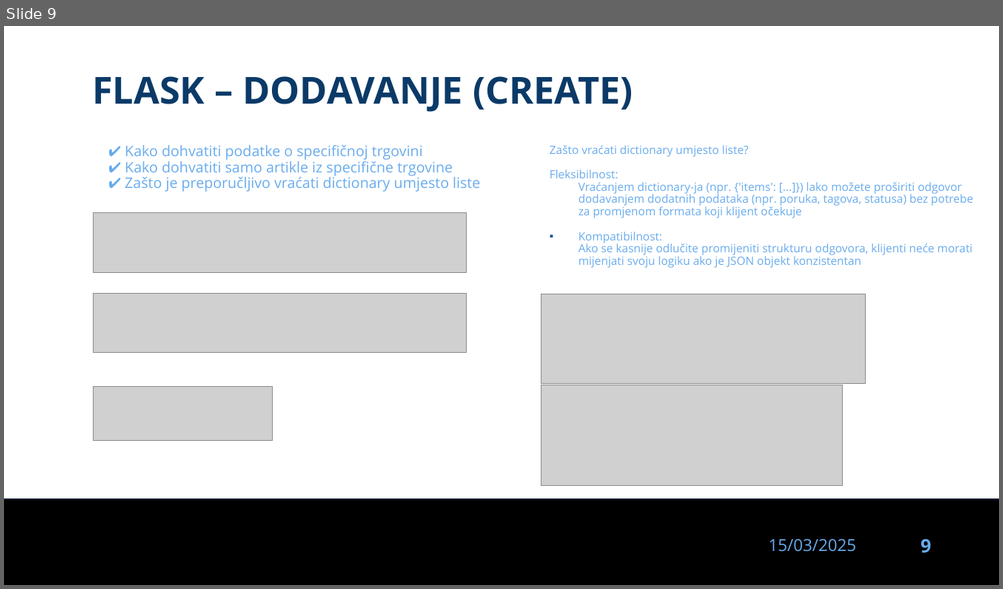
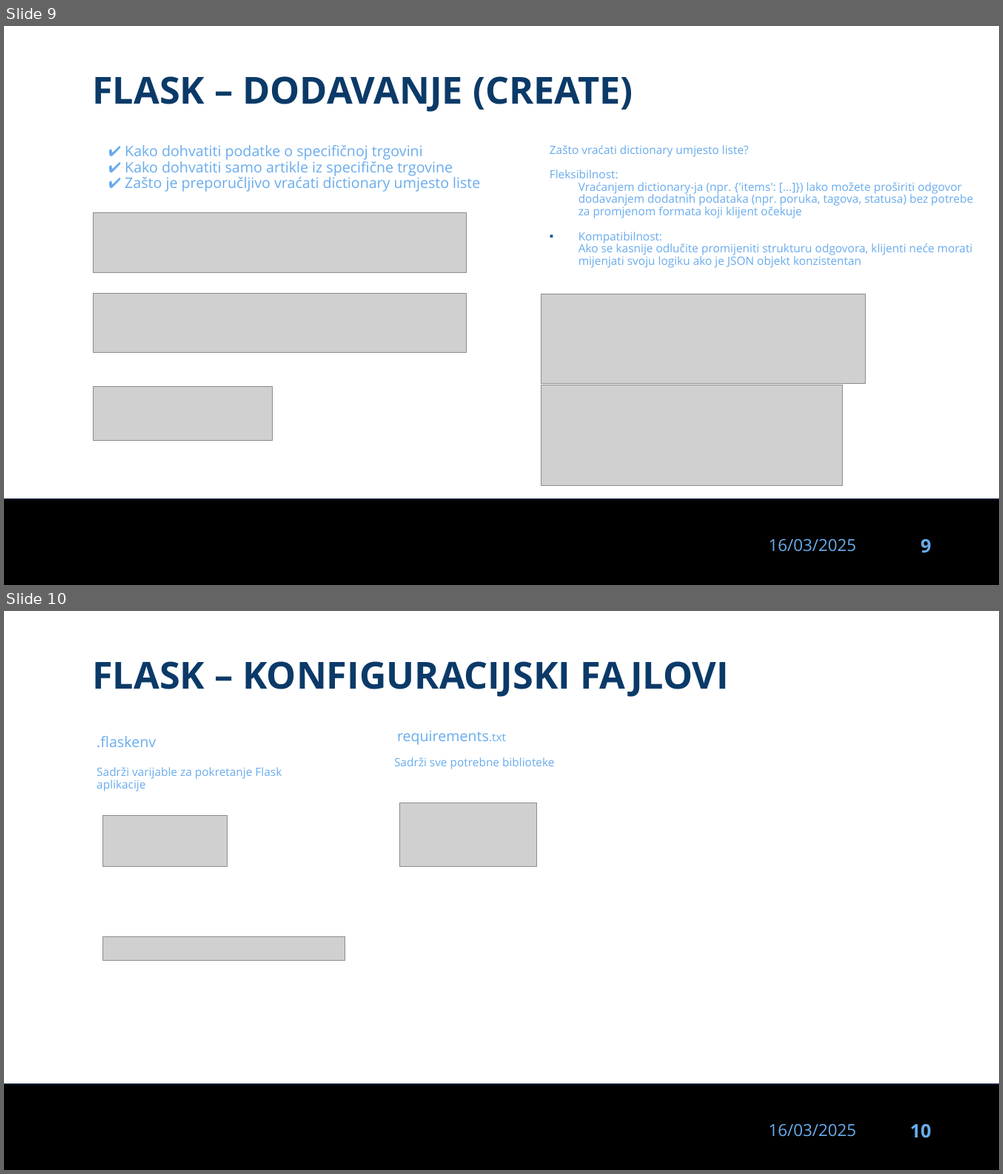
Before and after one commit to dinoDuvnjak/CTK, a slide deck: Bootcamp/flask/flask.pptx. Shown one above the other, each under a label of ours: slide 9 before the commit, slides 9 and 10 after it. The pictures are 1003x589 and 1003x1174 pixels, drawn with LibreOffice and Linux fonts; fonts in the diff are those of the drawing; grey boxes stand for pictures; background and template pictures are left out. Boxes give left, top, right and bottom in pixels: in the first picture for what was removed or moved away, otherwise in the second. Text is boxed around its words. In the diff, an @@ line names an element or a change of style, - is before the commit and + after.

Commit message:
flask wip smorest

```diff
--- a/Bootcamp/flask/flask.pptx
+++ b/Bootcamp/flask/flask.pptx
@@ slide 10 added at (4,611,999,1170), background #FFFFFF; not listed: 3 template elements that a slide beside it also shows @@
@@ text added at (92,661,571,697), 36 pt, text #0B3A68, bold @@
+FLASK – KONFIGURACIJSKI FAJLOVI
@@ text added at (96,736,282,792), 11 pt, text #69ACED @@
+.flaskenv
+Sadrži varijable za pokretanje Flask aplikacije
@@ text added at (394,731,554,769), 11 pt, text #69ACED @@
+requirements.txt
+Sadrži sve potrebne biblioteke
@@ picture added at (400,803,537,866) @@
@@ picture added at (102,815,227,867) @@
@@ picture added at (102,937,345,961) @@
@@ slide 9 changed as well @@
@@ text at (768,539,856,552): text changed @@
-15/03/2025
+16/03/2025
```
Also in this commit, not shown: 8 other slides changed, 2 other slides added, 2 slides removed, 5 other files.
